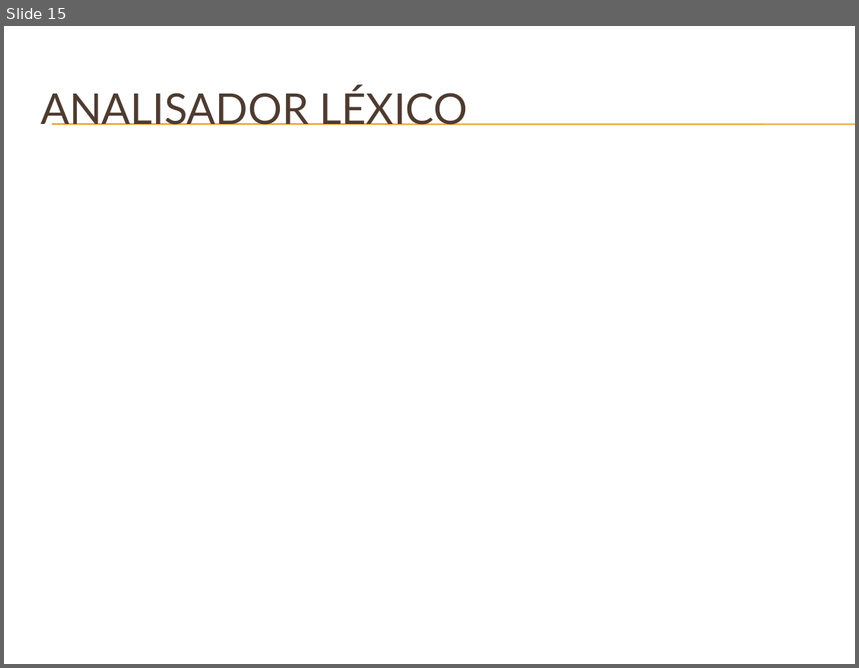
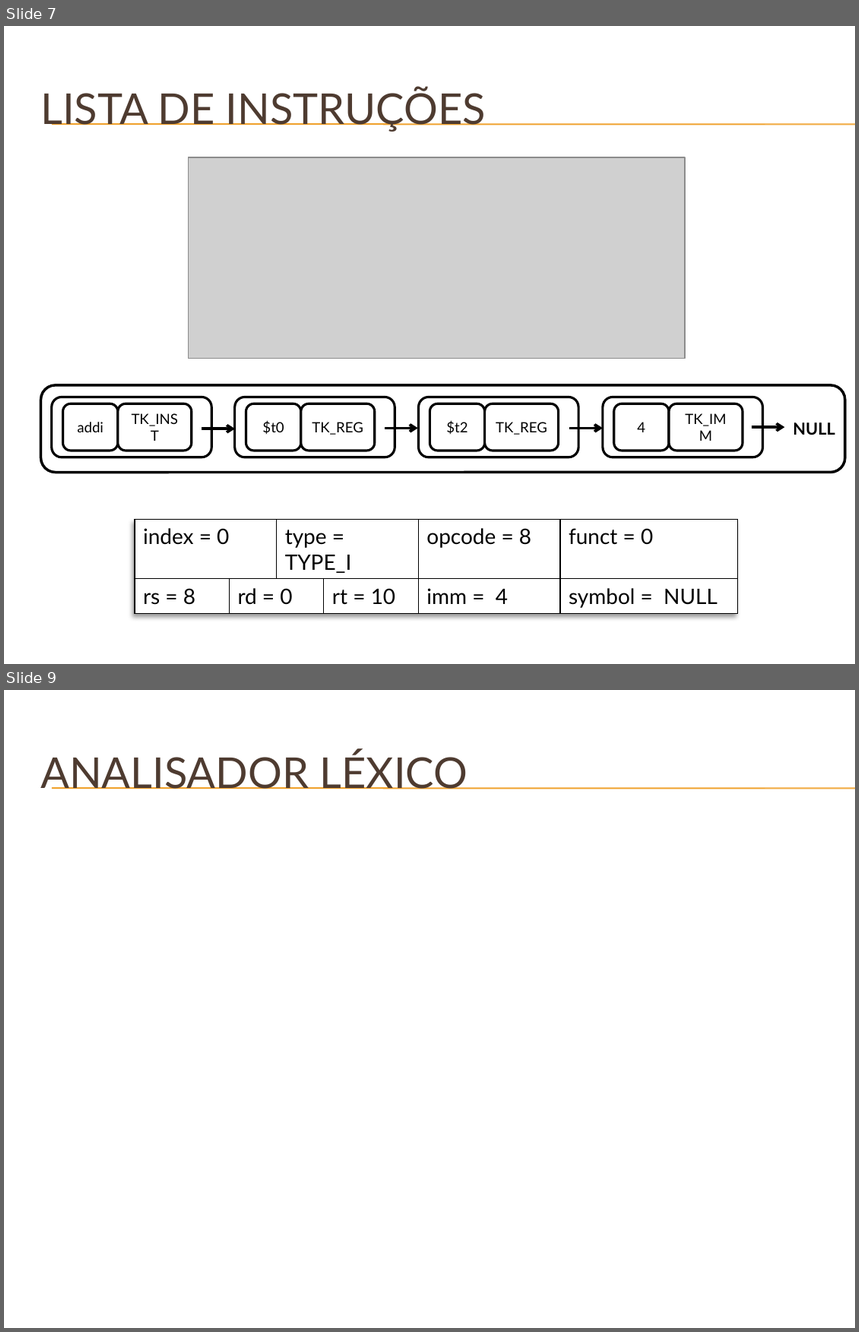
Before and after one commit to phdenis40/mips-assembler-unb, a slide deck: doc/Apresentação do GMAG – Software Básico.pptx. Shown one above the other, each under a label of ours: slide 15 before the commit, slides 7 and 9 after it; the slides between them are not shown. The pictures are 859x668 and 859x1332 pixels, drawn with LibreOffice and Linux fonts; fonts in the diff are those of the drawing; grey boxes stand for pictures; background and template pictures are left out. Boxes give left, top, right and bottom in pixels: in the first picture for what was removed or moved away, otherwise in the second. Text is boxed around its words. In the diff, an @@ line names an element or a change of style, - is before the commit and + after.

```diff
--- a/doc/Apresentação do GMAG – Software Básico.pptx
+++ b/doc/Apresentação do GMAG – Software Básico.pptx
@@ slide 7 added at (4,26,855,664), background picture (left out); not listed: 2 template elements that a slide beside it also shows @@
@@ title added at (40,87,486,132), 36 pt, text #4E3B30 @@
+LISTA DE INSTRUÇÕES
@@ picture added at (189,158,686,359) @@
@@ rounded rectangle added at (40,385,845,472), outline #000000 2.25 pt @@
@@ rounded rectangle added at (52,397,211,458), fill #FFFFFF, outline #000000 2 pt @@
@@ rounded rectangle added at (63,404,118,451), fill #FFFFFF, outline #000000 2 pt, 12 pt, text #000000 @@
+addi
@@ rounded rectangle added at (118,404,192,451), fill #FFFFFF, outline #000000 2 pt, 12 pt, text #000000 @@
+TK_INST
@@ rounded rectangle added at (235,397,395,458), fill #FFFFFF, outline #000000 2 pt @@
@@ rounded rectangle added at (246,404,301,451), fill #FFFFFF, outline #000000 2 pt, 12 pt, text #000000 @@
+$t0
@@ rounded rectangle added at (301,404,375,451), fill #FFFFFF, outline #000000 2 pt, 12 pt, text #000000 @@
+TK_REG
@@ rounded rectangle added at (418,397,579,458), fill #FFFFFF, outline #000000 2 pt @@
@@ rounded rectangle added at (430,404,485,451), fill #FFFFFF, outline #000000 2 pt, 12 pt, text #000000 @@
+$t2
@@ rounded rectangle added at (485,404,559,451), fill #FFFFFF, outline #000000 2 pt, 12 pt, text #000000 @@
+TK_REG
@@ rounded rectangle added at (603,397,763,458), fill #FFFFFF, outline #000000 2 pt @@
@@ rounded rectangle added at (614,404,670,451), fill #FFFFFF, outline #000000 2 pt, 12 pt, text #000000 @@
+4
@@ rounded rectangle added at (669,404,743,451), fill #FFFFFF, outline #000000 2 pt, 12 pt, text #000000 @@
+TK_IMM
@@ arrow added from (202, 429) to (235, 429), #000000 2.25 pt @@
@@ arrow added from (385, 429) to (417, 429), #000000 2.25 pt @@
@@ arrow added from (570, 429) to (603, 429), #000000 2.25 pt @@
@@ arrow added from (751, 428) to (785, 428), #000000 2.25 pt @@
@@ text added at (793,423,835,435), 14 pt, text #000000, bold @@
+NULL
@@ table added at (135,520,740,611), 2 rows, 6 columns @@
+index = 0 |  | type = TYPE_I |  | opcode = 8 | funct = 0
+rs = 8 | rd = 0 |  | rt = 10 | imm = 4 | symbol = NULL
@@ what was slide 15 is now slide 9 @@
```
Also in this commit, not shown: 5 slides changed, 11 other slides added, 12 slides removed.
